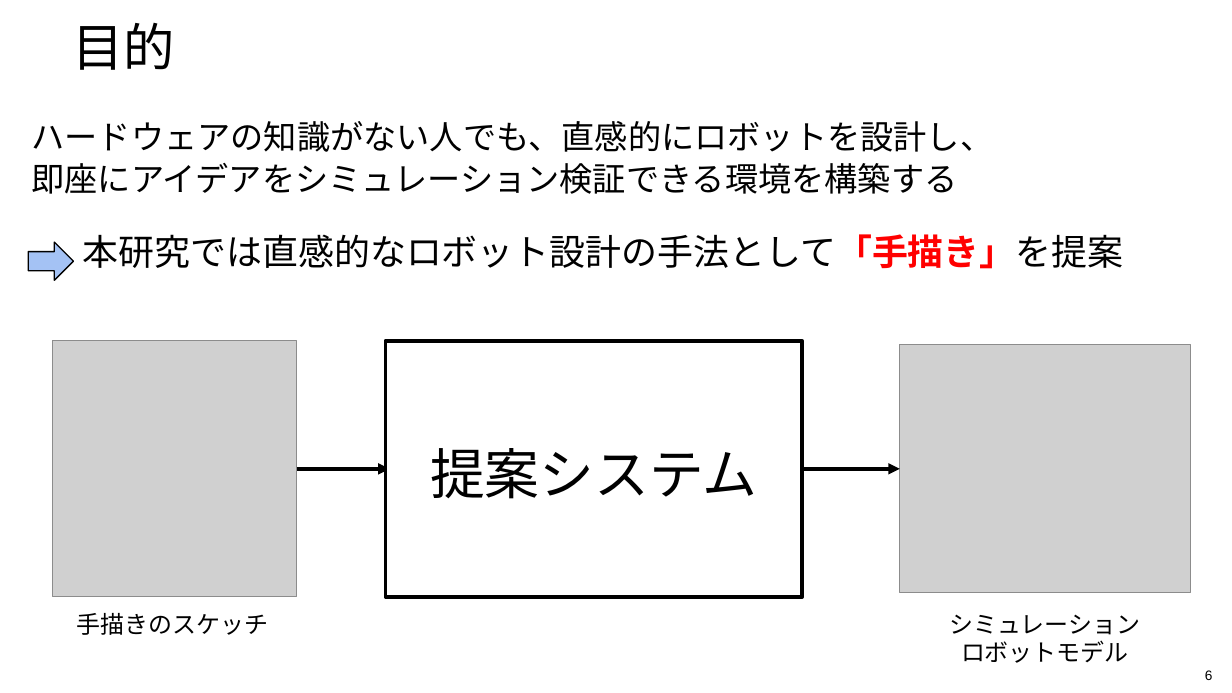
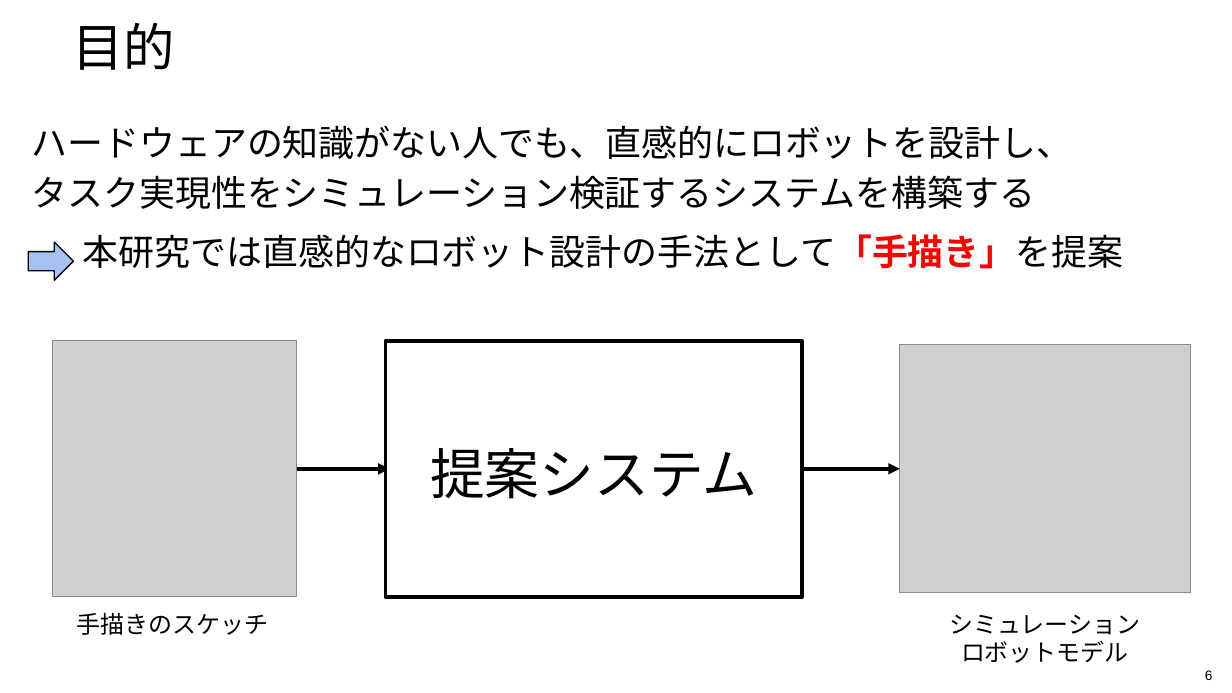
Before and after one commit to 233301koshiro/StackelbergPPO, a slide deck: slide 6 of docs/研究応用/執筆/これまでの進捗_0911.pptx. Drawn at 1232x693 pixels with LibreOffice and Linux fonts; fonts in the diff are those of the drawing; grey boxes stand for pictures; background and template pictures are left out. Boxes give left, top, right and bottom in pixels: in the first picture for what was removed or moved away, otherwise in the second. Text is boxed around its words. In the diff, an @@ line names an element or a change of style, - is before the commit and + after.

```diff
--- a/docs/研究応用/執筆/これまでの進捗_0911.pptx
+++ b/docs/研究応用/執筆/これまでの進捗_0911.pptx
@@ text at [31,125,1072,209]: text changed; size 19.4 to 21 pt @@
-ハードウェアの知識がない人でも、直感的にロボットを設計し、
-即座にアイデアをシミュレーション検証できる環境を構築する
+ハードウェアの知識がない人でも、直感的にロボットを設計し、
+タスク実現性をシミュレーション検証するシステムを構築する
```
Also in this commit, not shown: 6 other slides changed, 6 other files.
